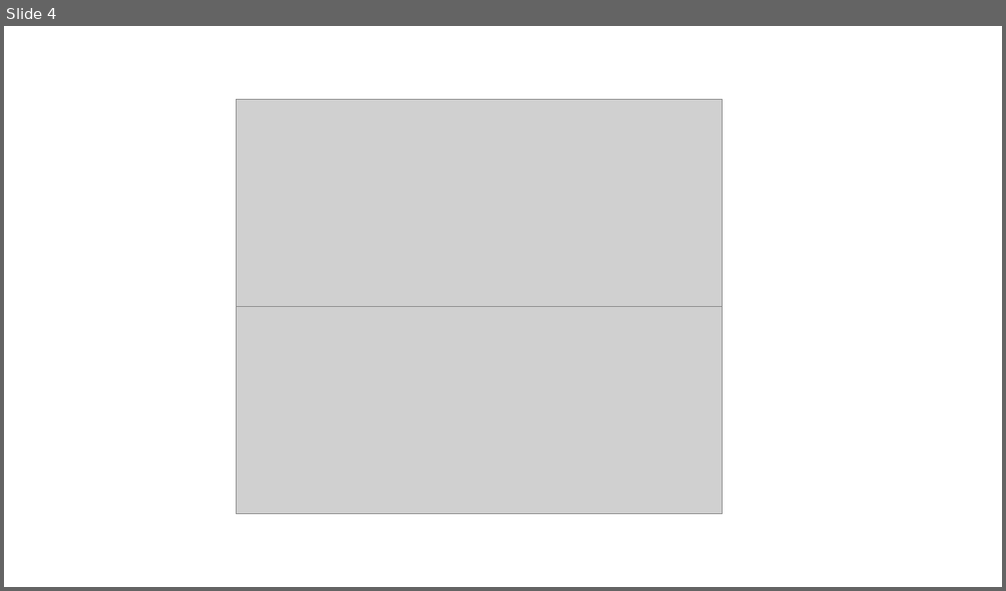
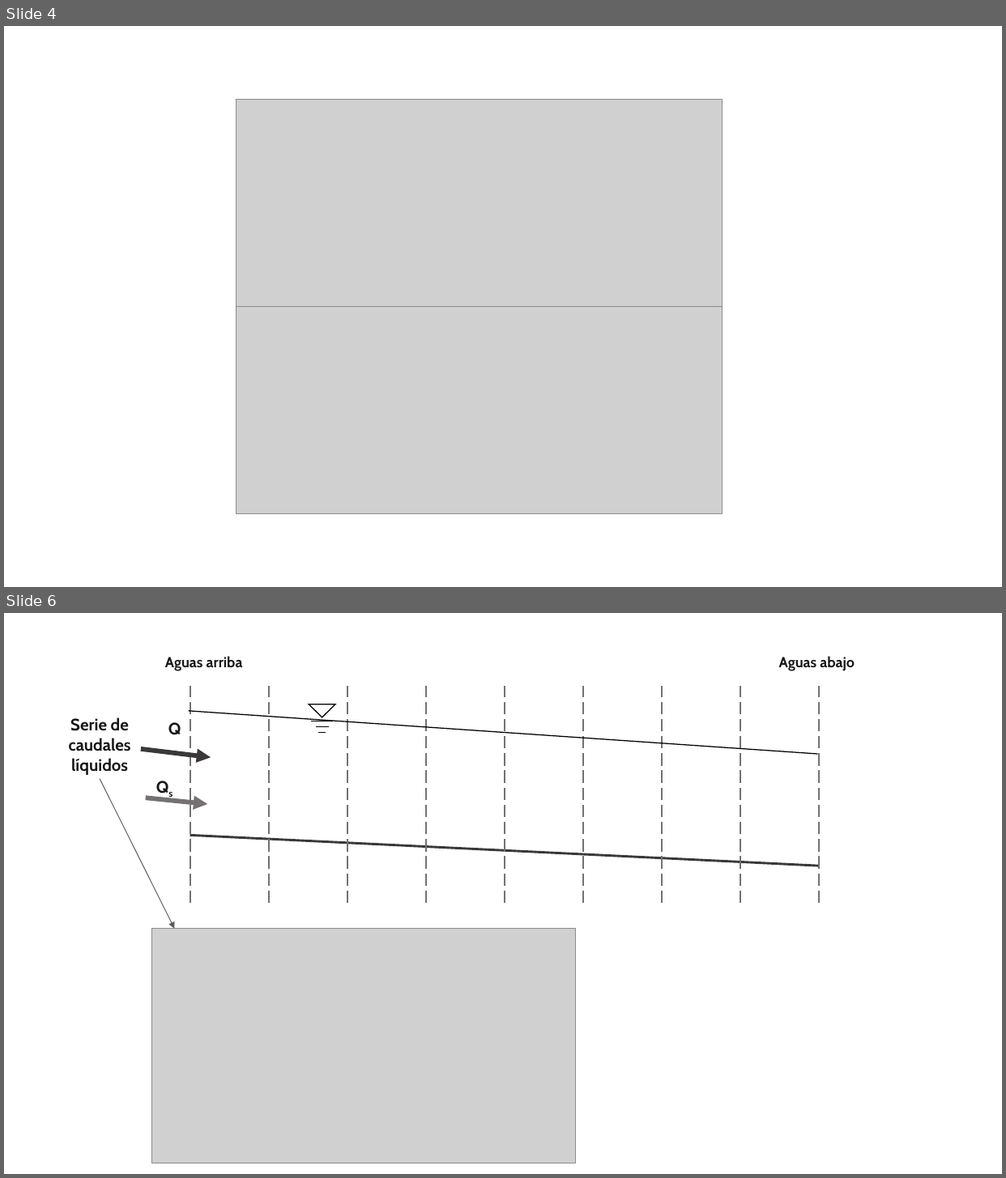
Before and after one commit to mflatouche/M.TSED, a slide deck: Section02/Section02.pptx. Shown one above the other, each under a label of ours: slide 4 before the commit, slides 4 and 6 after it; the slides between them are not shown. The pictures are 1006x591 and 1006x1178 pixels, drawn with LibreOffice and Linux fonts; fonts in the diff are those of the drawing; grey boxes stand for pictures. Boxes give left, top, right and bottom in pixels: in the first picture for what was removed or moved away, otherwise in the second. Text is boxed around its words. In the diff, an @@ line names an element or a change of style, - is before the commit and + after.

```diff
--- a/Section02/Section02.pptx
+++ b/Section02/Section02.pptx
@@ slide 6 added at [4, 613, 1002, 1174], background #FFFFFF @@
@@ text added at [113, 773, 219, 801], 16 pt, text #181717, bold @@
+Qs
@@ arrow added from (146, 798) to (207, 804), #767171 4.5 pt @@
@@ group added at [69, 656, 854, 1163]: 14 lines, 4 texts, 2 arrows, 1 triangle, 1 picture @@
+Q
+Aguas arriba
+Aguas abajo
+Serie de caudales líquidos
```
Also in this commit, not shown: 2 other slides added, 1 slide removed, 5 other files.
